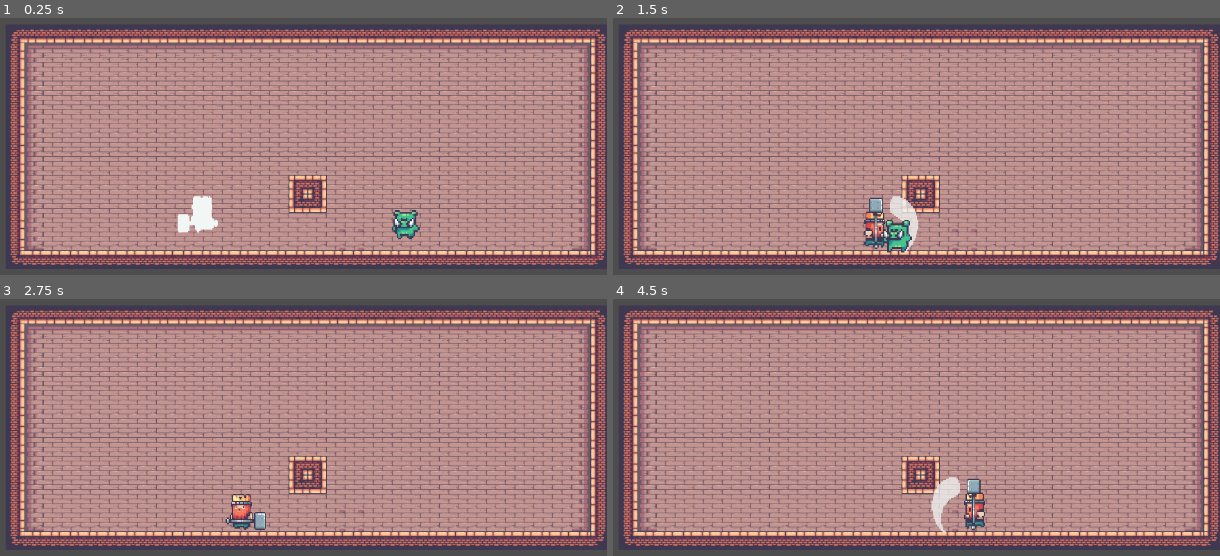
Above: before the commit, frames 1-4 (two rows, left to right).
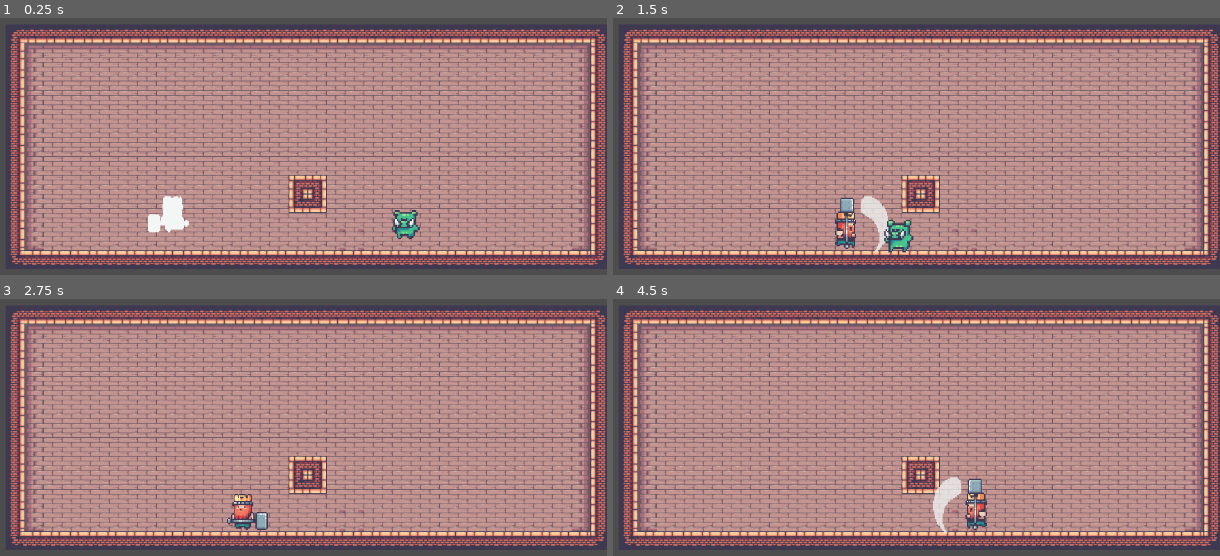
Above: after the commit, the same moments.

Repository: damianwil/Primer_Proyecto
Game: Godot game, scene res://main.tscn
Two runs of this game, one before a commit and one after it. Both use one fixed random seed, a clock stepped at 60 frames per second and the inputs below.
Inputs:
- Up to frame 1 (0.25 s): no input
- Up to frame 2 (1.5 s): hold D (right) from 0.53 s (still down); tap Z (attack) at 0.6, 1.35 s; tap Space (jump) at 0.77 s
- Up to frame 3 (2.75 s): tap Space (jump) at 1.52 s; release D (right) at 2.03 s; hold A (left) from 2.03 s (still down); tap Z (attack) at 2.1 s
- Up to frame 4 (4.5 s): release A (left) at 2.78 s; hold D (right) 2.78-4.28 s; tap Z (attack) at 2.85, 3.6, 4.35 s; tap Space (jump) at 3.02, 3.77 s; hold A (left) from 4.28 s (still down)

The runs differ from the first frame. In frame 1, 1.1% of the frame differs, in the area x 24-36%, y 69-84%; in frame 2, 1.9%, in the area x 36-51%, y 69-92%; in frame 3, 0.4%; in frame 4, 0.5%.

Commit message:
new

Diff:
--- a/CharacterBody2D.gd
+++ b/CharacterBody2D.gd
@@ -78,9 +78,9 @@
 	hitplayer = true
 	velocity = Vector2.ZERO
 	if !sprite2d.flip_h:
-		velocity = Vector2(-100,-200)
+		velocity = Vector2(-300,-200)
 	else:
-		velocity = Vector2(100,-200)
+		velocity = Vector2(300,-200)
 	sprite2d.play("hit")
 	await sprite2d.animation_finished
 	velocity = Vector2.ZERO
--- a/main.tscn
+++ b/main.tscn
@@ -468,7 +468,7 @@
 }],
 "loop": false,
 "name": &"hit",
-"speed": 9.0
+"speed": 11.0
 }, {
 "frames": [{
 "duration": 1.0,
@@ -740,10 +740,9 @@
 position = Vector2(-27.5, 26)
 scale = Vector2(1.85897, 2.34483)
 sprite_frames = SubResource("SpriteFrames_4o31k")
-animation = &"hit"
+animation = &"idle"
 autoplay = "idle"
-frame = 1
-frame_progress = 1.0
+frame_progress = 0.346746
 metadata/_edit_group_ = true
 
 [node name="CollisionShape2D" type="CollisionShape2D" parent="Player"]
@@ -761,7 +760,7 @@
 [node name="Camera2D" type="Camera2D" parent="."]
 position = Vector2(406, 386)
 zoom = Vector2(0.85, 0.85)
-limit_left = -9999975
+limit_left = -9999971
 
 [node name="Enemy" type="CharacterBody2D" parent="." groups=["Enemy"]]
 texture_filter = 1
